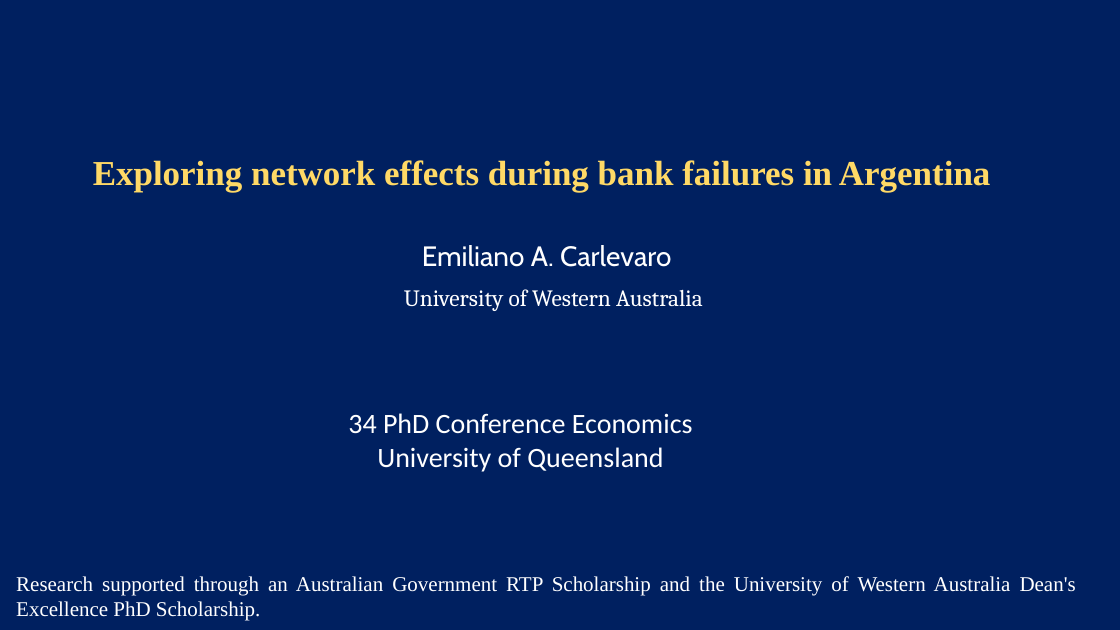
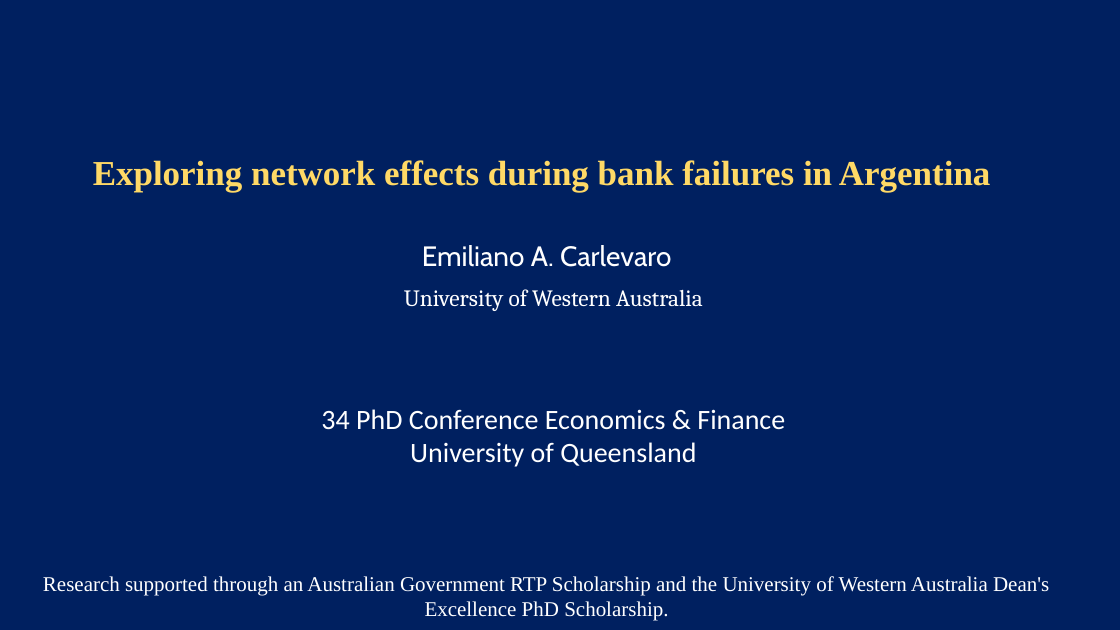
Before and after one commit to ecarlevaro/bankFailure, a slide deck: slide 1 of presentations/PhD Conference 34/UQ phd conference BAFA presentation .pptx. Drawn at 1120x630 pixels with LibreOffice and Linux fonts; fonts in the diff are those of the drawing. Boxes give left, top, right and bottom in pixels: in the first picture for what was removed or moved away, otherwise in the second. Text is boxed around its words. In the diff, an @@ line names an element or a change of style, - is before the commit and + after.

Commit message:
Presentation UQ
Changes just before and during the conference

```diff
--- a/presentations/PhD Conference 34/UQ phd conference BAFA presentation .pptx
+++ b/presentations/PhD Conference 34/UQ phd conference BAFA presentation .pptx
@@ text "34 PhD Conference Economics & ...": place and size @@
-text "34 PhD Conference Economics & ..." at [348,413,693,472]
+text "34 PhD Conference Economics & ..." at [321,409,785,467]
@@ text at [321,409,785,430]: text changed @@
-34 PhD Conference Economics
+34 PhD Conference Economics & Finance
@@ text "Research supported through an Australian ..." at [43,576,1049,621]: alignment justified to centre @@
```
Also in this commit, not shown: 10 other slides changed, 4 slides added, 6 slides removed, 10 other files.
